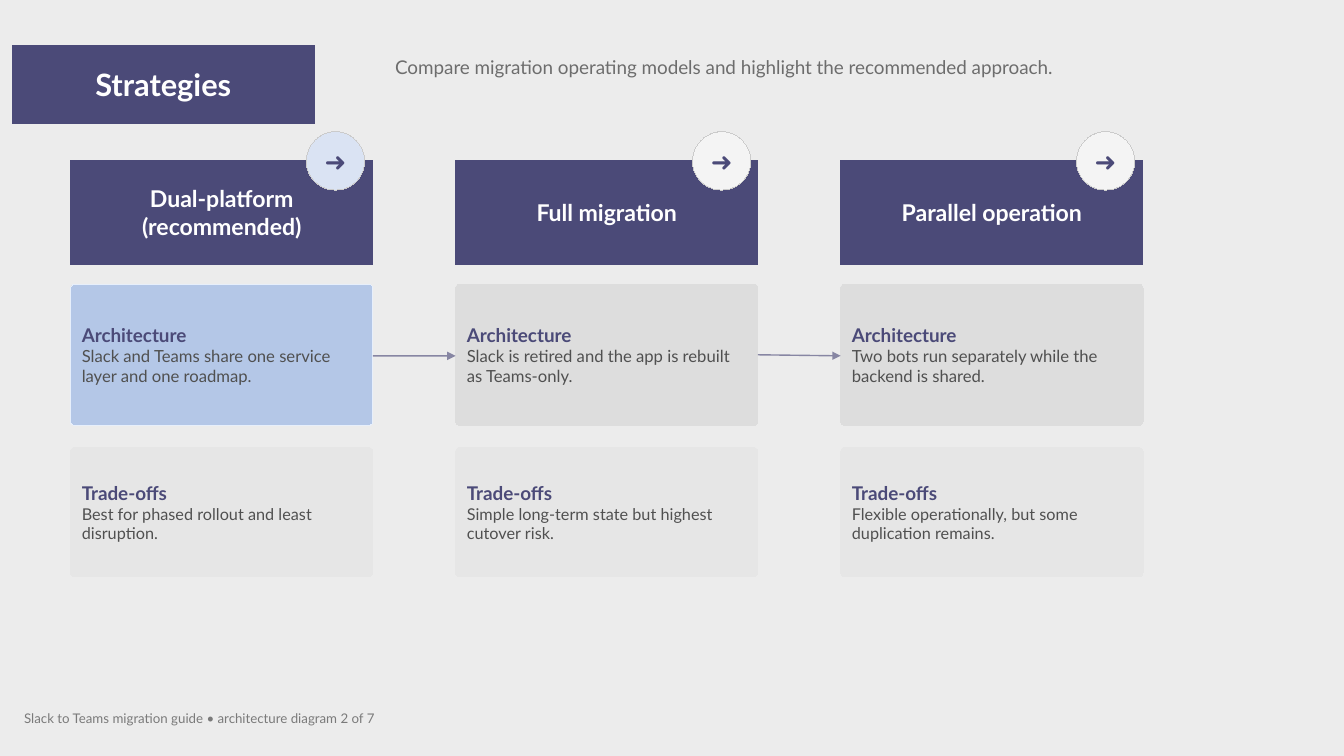
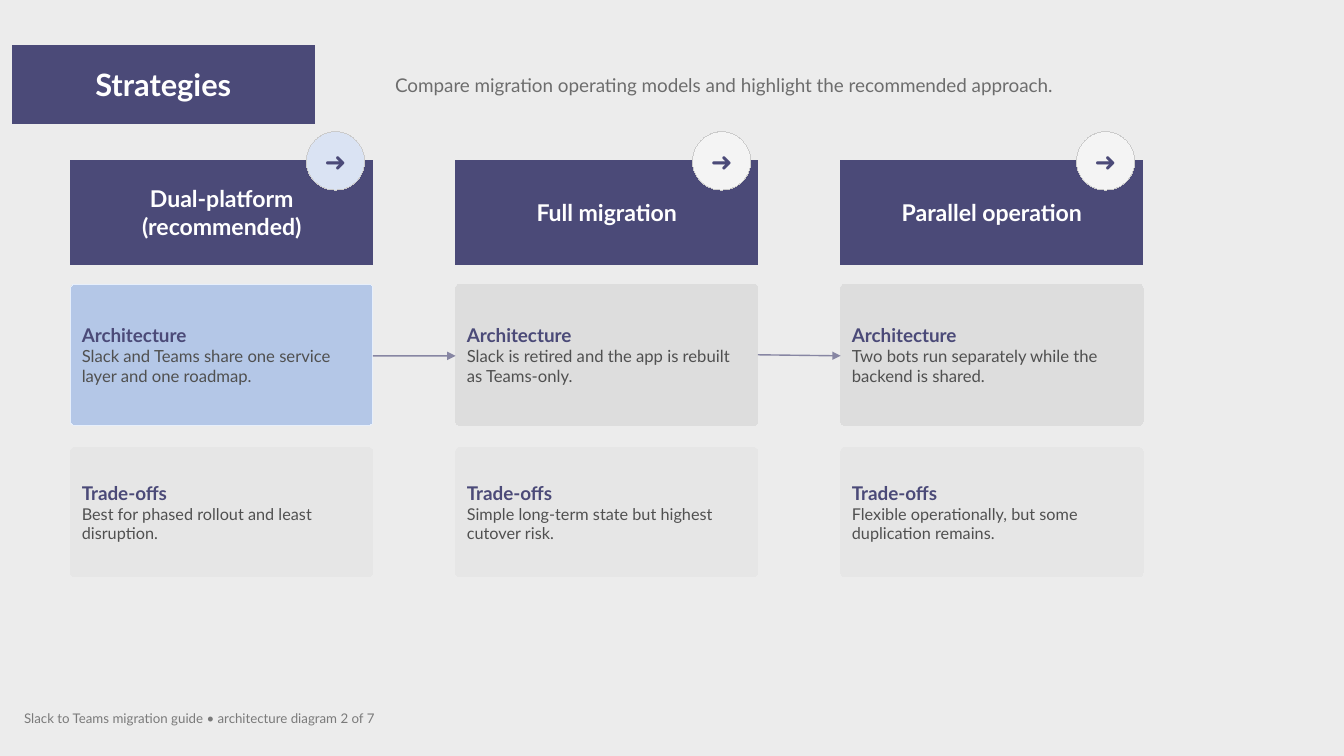
Before and after one commit to microsoft/slack-plus-teams, a slide deck: slide 2 of docs/slack-plus-teams-architecture.pptx. Drawn at 1344x756 pixels with LibreOffice and Linux fonts; fonts in the diff are those of the drawing. Boxes give left, top, right and bottom in pixels: in the first picture for what was removed or moved away, otherwise in the second. Text is boxed around its words. In the diff, an @@ line names an element or a change of style, - is before the commit and + after.

Commit message:
finished draft migration guide

```diff
--- a/docs/slack-plus-teams-architecture.pptx
+++ b/docs/slack-plus-teams-architecture.pptx
@@ text "Compare migration operating models and ..." moved from (x1=395, y1=60, x2=1053, y2=78) to (x1=395, y1=78, x2=1053, y2=96) @@
```
Also in this commit, not shown: 1 other slide changed, 1 slide added, 5 other files.
